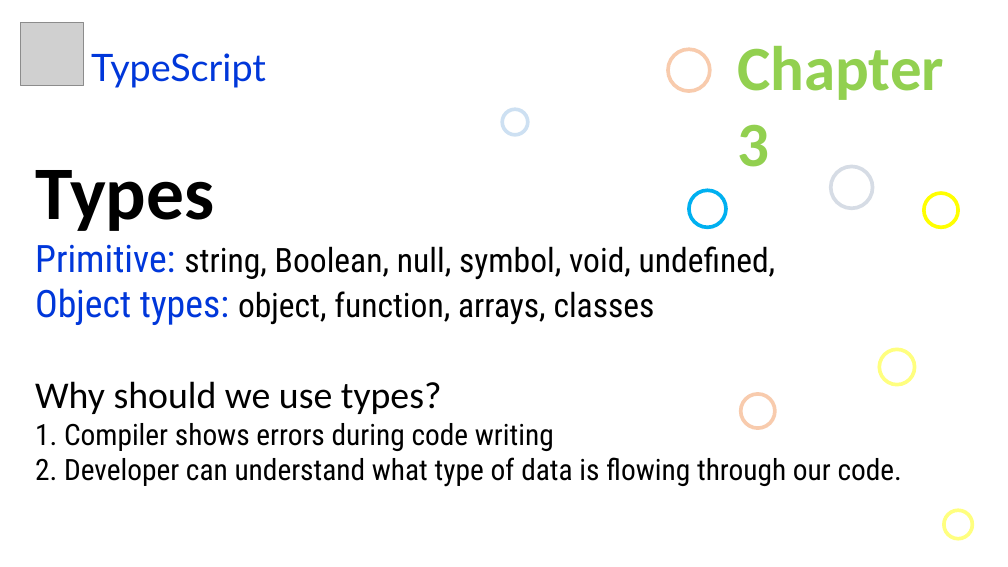
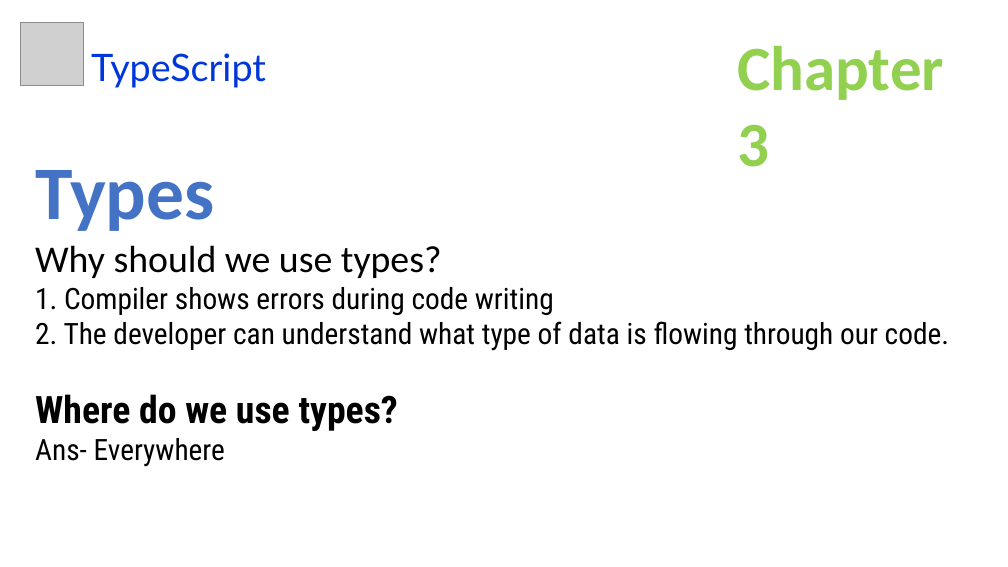
Before and after one commit to uidhtml/typescript-tutorials, a slide deck: slide 12 of typescript-tutorials.pptx (slide 7 before the commit). Drawn at 1008x567 pixels with LibreOffice and Linux fonts; fonts in the diff are those of the drawing; grey boxes stand for pictures. Boxes give left, top, right and bottom in pixels: in the first picture for what was removed or moved away, otherwise in the second. Text is boxed around its words. In the diff, an @@ line names an element or a change of style, - is before the commit and + after.

```diff
--- a/typescript-tutorials.pptx
+++ b/typescript-tutorials.pptx
@@ ellipse removed at (668,49,710,91) @@
@@ ellipse removed at (502,110,528,135) @@
@@ text at (35,170,949,467): text changed @@
-Types
-Primitive: string, Boolean, null, symbol, void, undefined,
-Object types: object, function, arrays, classes
-Why should we use types?
-1. Compiler shows errors during code writing
-2. Developer can understand what type of data is flowing through our code.
+Types
+Why should we use types?
+1. Compiler shows errors during code writing
+2. The developer can understand what type of data is flowing through our code.
+Where do we use types?
+Ans- Everywhere
@@ ellipse removed at (831,166,873,208) @@
@@ ellipse removed at (689,191,726,228) @@
@@ ellipse removed at (924,193,958,227) @@
@@ ellipse removed at (879,349,915,385) @@
@@ ellipse removed at (741,394,775,428) @@
@@ ellipse removed at (944,510,973,539) @@
```
Also in this commit, not shown: 1 other slide changed, 5 slides added, 7 other files.
